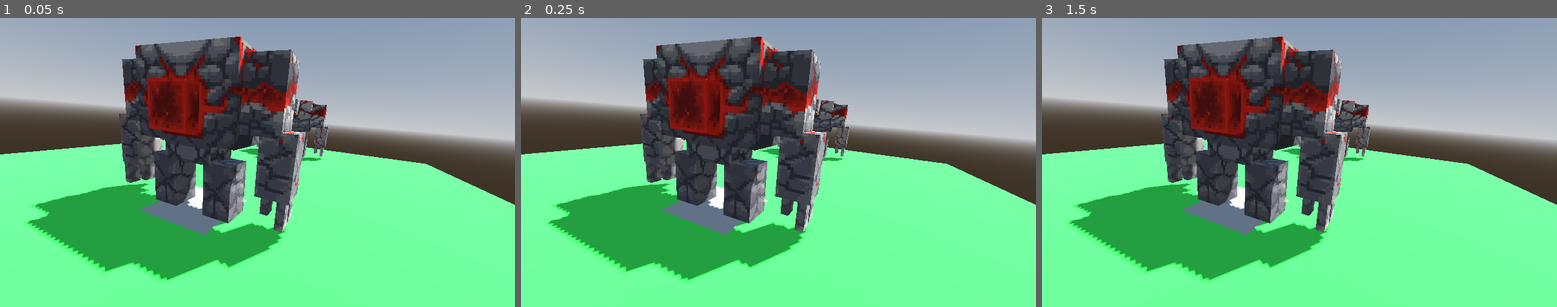
Above: before the commit, frames 1-3 (left to right).
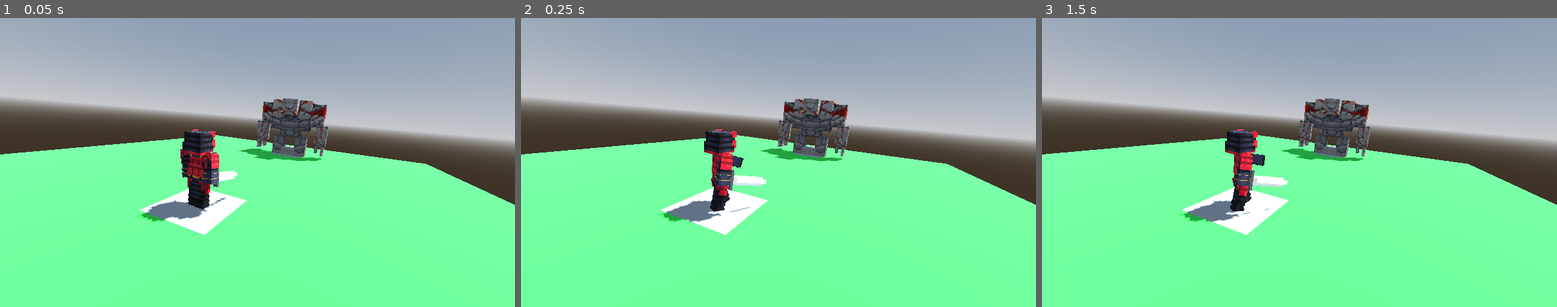
Above: after the commit, the same moments.

Repository: Comotcaiten/re_turnbase_project
Game: Godot game, scene res://test/level.tscn
Two runs of this game, one before a commit and one after it. Both use one fixed random seed, a clock stepped at 60 frames per second and the inputs below.
Inputs:
- Up to frame 1 (0.05 s): no input
- Up to frame 2 (0.25 s): no input
- Up to frame 3 (1.5 s): tap Enter at 1.25 s

The runs differ from the first frame. In frame 1, 26% of the frame differs, in the area x 4-60%, y 6-92%; in frame 2, 26%; in frame 3, 26%.

Commit message:
fix some scene animation

Diff:
--- a/lib/3d/index3D.gd
+++ b/lib/3d/index3D.gd
@@ -10,6 +10,11 @@
   pass
 
 func _process(_delta: float):
+
+  if play_at_first:
+    player.RunAnimation3D('idle')
+    enemy.RunAnimation3D('idle')
+    play_at_first = false
 
   if Input.is_action_just_pressed("ui_skill_1"):
     print("[>] Action")
@@ -27,9 +32,6 @@
     print("[>] Action")
     player.RunAnimation3D("fight4")
     enemy.RunAnimation3D("fight")
-  else:
-    player.RunAnimation3D('idle')
-    enemy.RunAnimation3D('idle')
   pass
 
 func set_up():
--- a/test/assect/Samurai.tres
+++ b/test/assect/Samurai.tres
@@ -1,7 +1,7 @@
 [gd_resource type="Resource" script_class="CharacterBase" load_steps=4 format=3 uid="uid://bf6mkcog668tu"]
 
 [ext_resource type="Script" path="res://lib/api/character/CharacterBase.gd" id="1_npux2"]
-[ext_resource type="PackedScene" uid="uid://cl0hdd2dfp4cv" path="res://test/model/red_golem/redstone_golem.gltf" id="1_yj7tx"]
+[ext_resource type="PackedScene" uid="uid://b8luh6eikdjfb" path="res://test/model/samurai/samurai.gltf" id="1_s4h4t"]
 [ext_resource type="Script" path="res://lib/api/skill/SkillLearnable.gd" id="2_bhyi8"]
 
 [resource]
@@ -15,4 +15,4 @@
 speed = 10
 crit = 10
 skillLearables = Array[ExtResource("2_bhyi8")]([])
-model3D = ExtResource("1_yj7tx")
+model3D = ExtResource("1_s4h4t")
Not shown: 1 places in test/assect/red_golem.tres that only renumber resources
Not shown, changed: test/model/red_golem/redstone_golem.gltf
Not shown, changed: test/model/red_golem/redstone_golem.gltf.import
Not shown, changed: test/model/red_golem/redstone_golem_0.png.import
Not shown, changed: test/model/samurai/samurai.gltf.import
Not shown, changed: test/model/samurai/samurai_0.png.import
Not shown, changed: test/model/samurai/samurai_1.png.import
